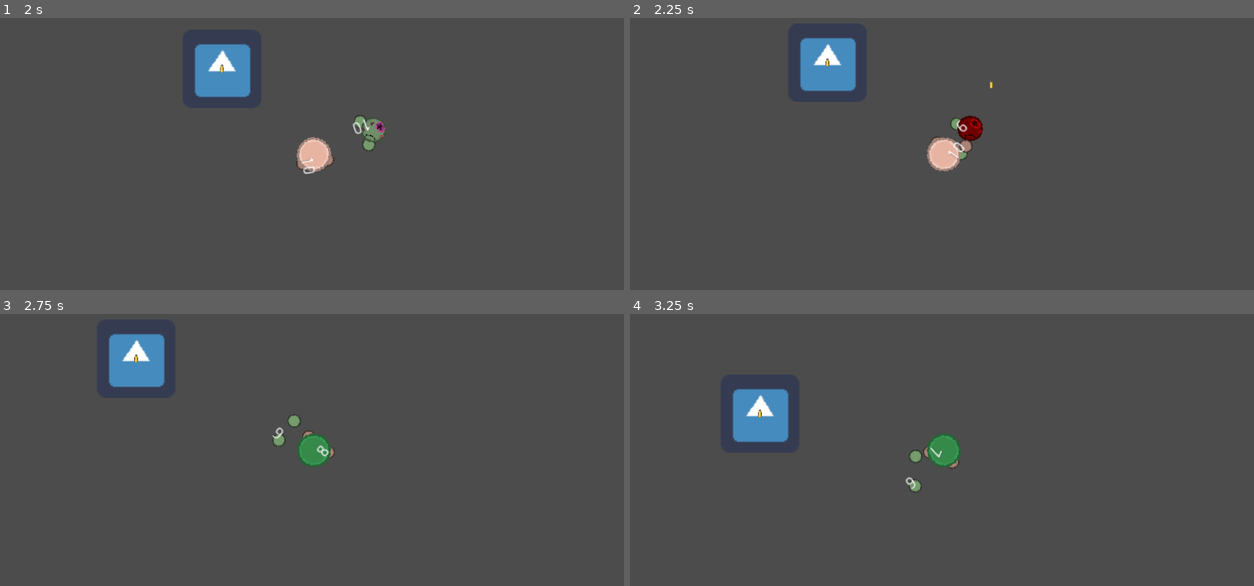
Above: before the commit, frames 1-4 (two rows, left to right).
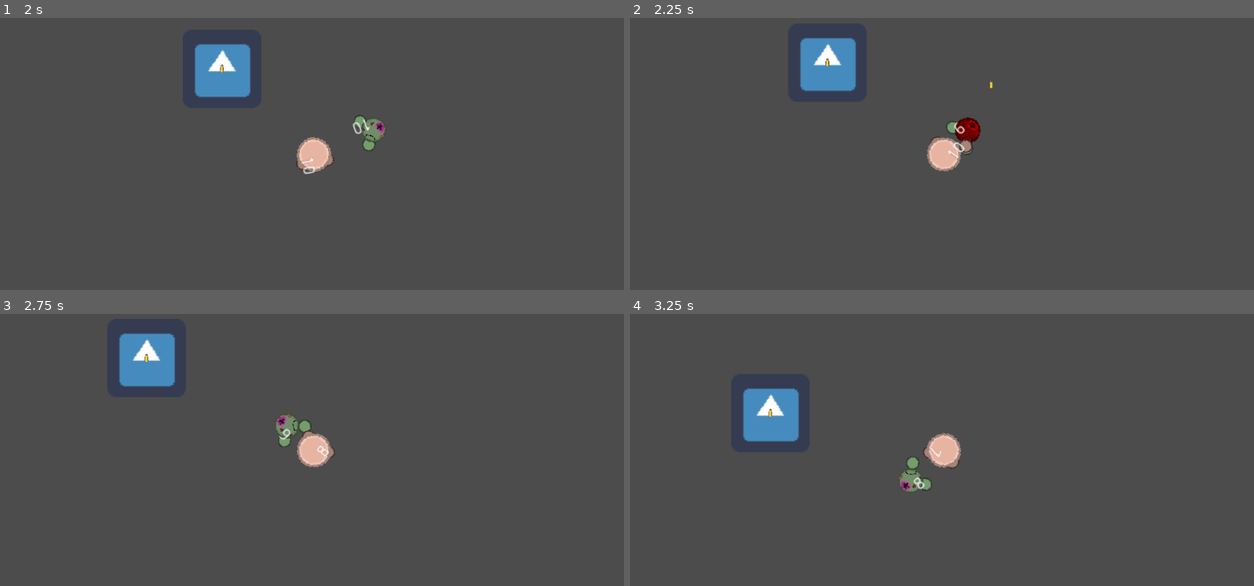
Above: after the commit, the same moments.

Repository: Panda248/Hu-Yang-Yoyale
Game: Godot game, scene res://World.tscn
Two runs of this game, one before a commit and one after it. Both use one fixed random seed, a clock stepped at 60 frames per second and the inputs below. The engine's default icon, where the game draws it, is replaced by a stand-in: a white triangle on a blue panel in a dark square.
Inputs (mouse positions are in pixels of both pictures, inside the frame that each line leads up to):
- Up to frame 1 (2 s): tap Enter at 0.5 s; move the mouse to (505, 230) at 0.52 s; hold Right (ui_right) 0.53-1.28 s; click (505, 230) at 0.6 s; move the mouse to (318, 167) at 1.27 s; hold Down (ui_down) from 1.28 s (still down); click (318, 167) at 1.35 s
- Up to frame 2 (2.25 s): move the mouse to (1004, 72) at 2.02 s; release Down (ui_down) at 2.03 s; hold Right (ui_right) from 2.03 s (still down); click (1004, 72) at 2.1 s
- Up to frame 3 (2.75 s): keep holding Right (ui_right)
- Up to frame 4 (3.25 s): move the mouse to (910, 523) at 2.77 s; release Right (ui_right) at 2.78 s; hold Up (ui_up) from 2.78 s (still down); click (910, 523) at 2.85 s

Frame 1 is identical in both runs. In frame 2, 0.3% of the frame differs, in the area x 50-57%, y 35-53%; in frame 3, 1.9%; in frame 4, 2.0%, in the area x 16-54%, y 27-66%.

Commit message:
enemy not invis

Diff:
--- a/Enemy.tscn
+++ b/Enemy.tscn
@@ -13,7 +13,7 @@
 radius = 71.33
 
 [sub_resource type="CircleShape2D" id=4]
-radius = 32.02
+radius = 25.02
 
 [sub_resource type="Animation" id=5]
 resource_name = "damageFlash"
@@ -28,7 +28,7 @@
 "times": PoolRealArray( 0, 0.1 ),
 "transitions": PoolRealArray( 1, 1 ),
 "update": 1,
-"values": [ Color( 1, 0, 0, 1 ), Color( 0.231373, 0.760784, 0.45098, 0 ) ]
+"values": [ Color( 1, 0, 0, 1 ), Color( 1, 1, 1, 1 ) ]
 }
 
 [node name="Enemy" type="KinematicBody2D"]
--- a/Fists.tscn
+++ b/Fists.tscn
@@ -10,13 +10,8 @@
 [sub_resource type="CircleShape2D" id=2]
 radius = 5.0
 
-[sub_resource type="CapsuleShape2D" id=7]
-radius = 8.0
-height = 6.0
-
 [sub_resource type="CapsuleShape2D" id=8]
-radius = 8.0
-height = 6.0
+height = 8.0
 
 [sub_resource type="Animation" id=4]
 resource_name = "attackLeft"
@@ -82,18 +77,6 @@
 "update": 0,
 "values": [ Vector2( -10, -11 ) ]
 }
-tracks/5/type = "value"
-tracks/5/path = NodePath("HitBox/CollisionShape2D:position")
-tracks/5/interp = 1
-tracks/5/loop_wrap = true
-tracks/5/imported = false
-tracks/5/enabled = true
-tracks/5/keys = {
-"times": PoolRealArray(  ),
-"transitions": PoolRealArray(  ),
-"update": 0,
-"values": [  ]
-}
 
 [sub_resource type="Animation" id=5]
 resource_name = "attackRight"
@@ -124,36 +107,24 @@
 "values": [ Vector2( -10, 0 ), Vector2( -10, 3 ), Vector2( -10, 0 ) ]
 }
 tracks/2/type = "value"
-tracks/2/path = NodePath("HitBox/CollisionShape2D:shape")
+tracks/2/path = NodePath("HitBox/CollisionShape2D:disabled")
 tracks/2/interp = 1
 tracks/2/loop_wrap = true
 tracks/2/imported = false
 tracks/2/enabled = true
 tracks/2/keys = {
-"times": PoolRealArray( 0 ),
-"transitions": PoolRealArray( 1 ),
+"times": PoolRealArray( 0, 0.0416667, 0.0833333 ),
+"transitions": PoolRealArray( 1, 1, 1 ),
 "update": 1,
-"values": [ SubResource( 8 ) ]
+"values": [ true, false, true ]
 }
 tracks/3/type = "value"
-tracks/3/path = NodePath("HitBox/CollisionShape2D:disabled")
+tracks/3/path = NodePath("HitBox/CollisionShape2D:position")
 tracks/3/interp = 1
 tracks/3/loop_wrap = true
 tracks/3/imported = false
 tracks/3/enabled = true
 tracks/3/keys = {
-"times": PoolRealArray( 0, 0.0416667, 0.0833333 ),
-"transitions": PoolRealArray( 1, 1, 1 ),
-"update": 1,
-"values": [ true, false, true ]
-}
-tracks/4/type = "value"
-tracks/4/path = NodePath("HitBox/CollisionShape2D:position")
-tracks/4/interp = 1
-tracks/4/loop_wrap = true
-tracks/4/imported = false
-tracks/4/enabled = true
-tracks/4/keys = {
 "times": PoolRealArray( 0 ),
 "transitions": PoolRealArray( 1 ),
 "update": 0,
@@ -187,8 +158,9 @@
 
 [node name="CollisionShape2D" type="CollisionShape2D" parent="HitBox"]
 modulate = Color( 1, 1, 1, 0.207843 )
-position = Vector2( -10, -11 )
-shape = SubResource( 7 )
+position = Vector2( 10, -11 )
+rotation = 1.5708
+shape = SubResource( 8 )
 disabled = true
 
 [node name="AnimationPlayer" type="AnimationPlayer" parent="."]
--- a/Main.gd
+++ b/Main.gd
@@ -2,15 +2,18 @@
 
 onready var bullet_manager = $BulletManager;
 onready var player = $Player;
+var tick = 0
 
 func _ready():
 	player.connect("player_shot", bullet_manager, "bullet_shot");
 
 
 func _process(delta):
+	tick += 1
 	for item in get_children():
 		if item.has_method("_dead"):
 			if item._dead():
 				remove_child(item)
-
+	if tick%60 == 0:
+		add_child(get_node("Enemy"), true)
 	pass
--- a/Player.tscn
+++ b/Player.tscn
@@ -23,7 +23,7 @@
 "times": PoolRealArray( 0, 0.1 ),
 "transitions": PoolRealArray( 1, 1 ),
 "update": 1,
-"values": [ Color( 1, 0, 0, 1 ), Color( 0.231373, 0.760784, 0.45098, 1 ) ]
+"values": [ Color( 1, 0, 0, 1 ), Color( 1, 1, 1, 1 ) ]
 }
 
 [node name="Player" type="KinematicBody2D"]
Not shown: 1 places in Fists.tscn that only renumber resources
